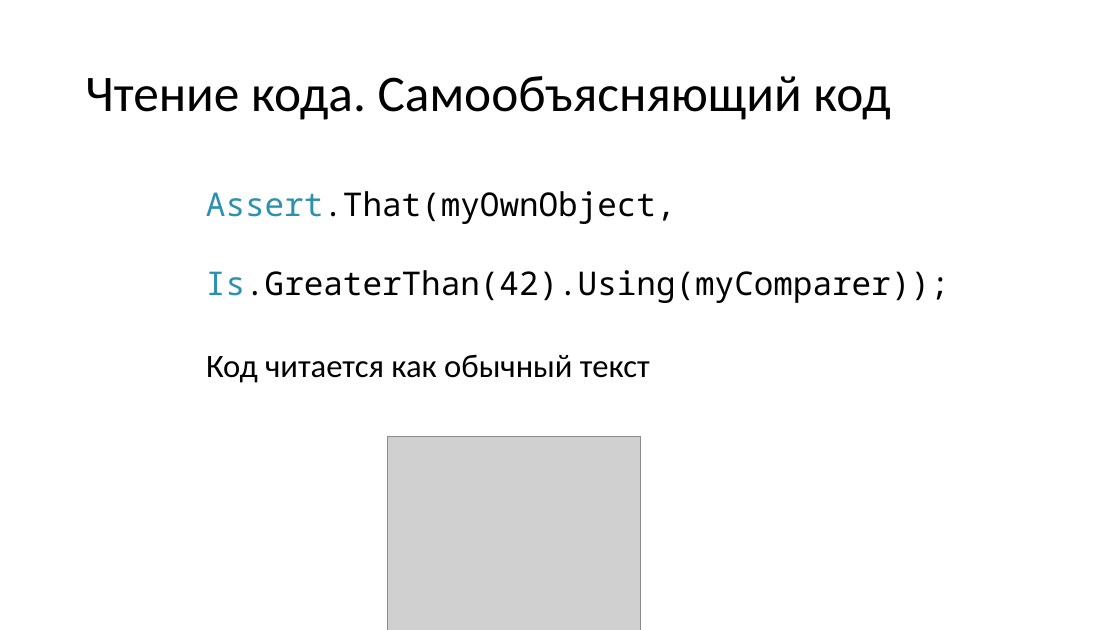
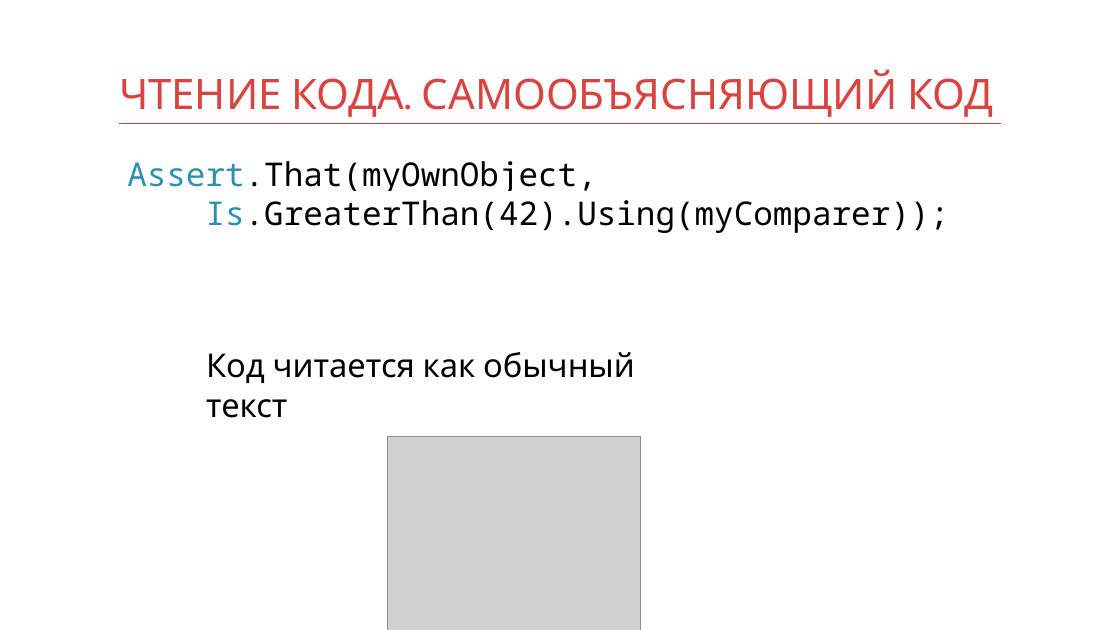
Before and after one commit to kontur-courses/fluent-api, a slide deck: slide 6 of fluent-api.pptx (slide 5 before the commit). Drawn at 1120x630 pixels with LibreOffice and Linux fonts; fonts in the diff are those of the drawing; grey boxes stand for pictures. Boxes give left, top, right and bottom in pixels: in the first picture for what was removed or moved away, otherwise in the second. Text is boxed around its words. In the diff, an @@ line names an element or a change of style, - is before the commit and + after.

```diff
--- a/fluent-api.pptx
+++ b/fluent-api.pptx
@@ title "ЧТЕНИЕ КОДА. САМООБЪЯСНЯЮЩИЙ КОД" at box(119, 69, 993, 117): vertical alignment middle to bottom @@
@@ title at box(119, 69, 993, 117): text changed; size 44 to 36 pt; font Calibri to Karla; text colour #000000 to #D94440 @@
-Чтение кода. Самообъясняющий код
+ЧТЕНИЕ КОДА. САМООБЪЯСНЯЮЩИЙ КОД
@@ line added from (119, 124) to (1002, 124), #D83F3B 1 pt @@
@@ text "Assert.That(myOwnObject," rewrapped from box(206, 191, 950, 303) to box(127, 161, 950, 233) @@
@@ text "Код читается как обычный текст" at box(206, 352, 635, 418): font Calibri to Karla @@
```
Also in this commit, not shown: 29 other slides changed, 6 slides added.
